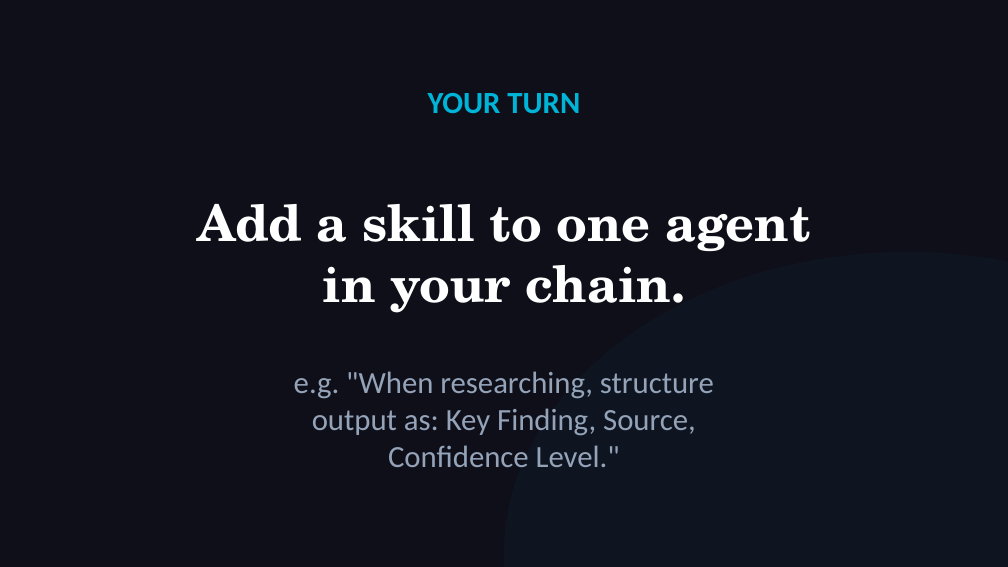
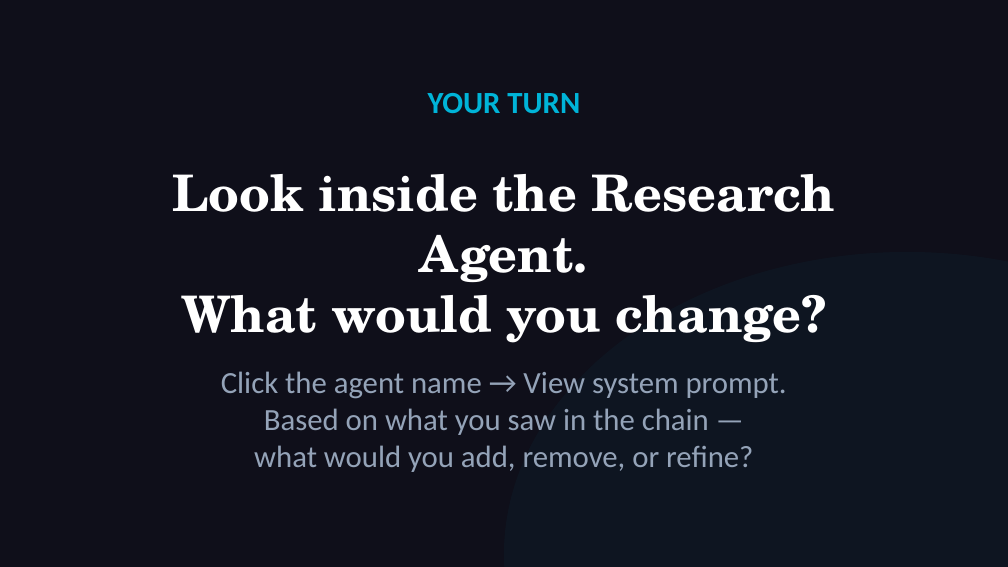
Before and after one commit to michaelengland/ai-best-practices, a slide deck: slide 13 of decks/workshop-orchestrator/workshop-orchestrator.pptx. Drawn at 1008x567 pixels with LibreOffice and Linux fonts; fonts in the diff are those of the drawing. Boxes give left, top, right and bottom in pixels: in the first picture for what was removed or moved away, otherwise in the second. Text is boxed around its words. In the diff, an @@ line names an element or a change of style, - is before the commit and + after.

```diff
--- a/decks/workshop-orchestrator/workshop-orchestrator.pptx
+++ b/decks/workshop-orchestrator/workshop-orchestrator.pptx
@@ text at (173, 174, 836, 343): text changed @@
-Add a skill to one agent
-in your chain.
+Look inside the Research Agent.
+What would you change?
@@ text at (221, 371, 787, 472): text changed @@
-e.g. "When researching, structure
-output as: Key Finding, Source,
-Confidence Level."
+Click the agent name → View system prompt.
+Based on what you saw in the chain —
+what would you add, remove, or refine?
```
Also in this commit, not shown: 1 other slide changed, 7 other files.
